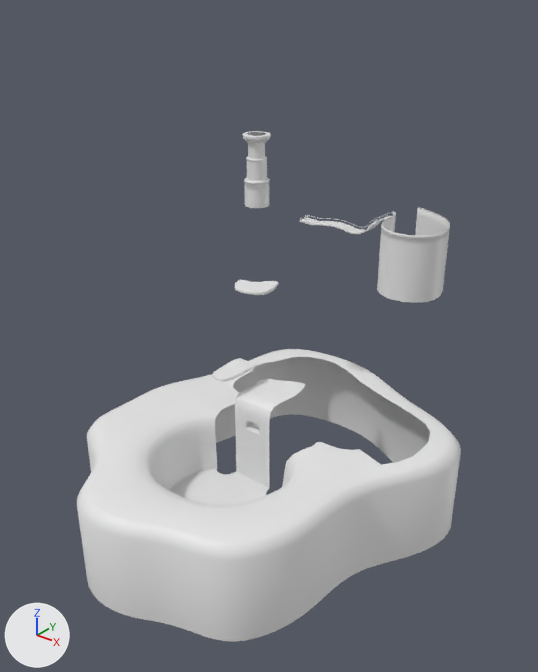
Before and after pictures for a commit that changed the Blender file Blender Models/Floaty Beach (But like not shit)/MainBeach.blend.
Before and after are seen from a camera (50 mm lens) standing at (68.3, -87.0, 72.6) and looking at (-2.6, 1.5, 17.6). Arrows for +X, +Y and +Z are at lower left; the lights stay in place. Materials are left out; every surface is plain grey.
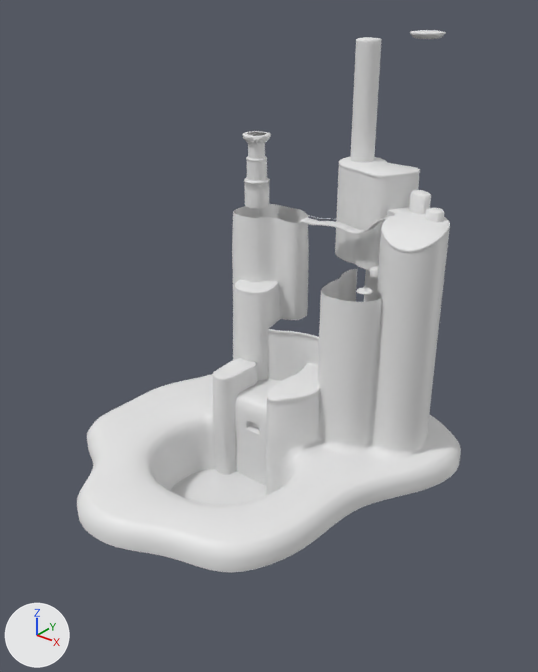
Location of each change, [x1, y1, x2, y2] in pixels of the pictures (538 x 672 px):
'Plane.015', reshaped (85% taller): before [77, 349, 461, 642]; after [77, 30, 461, 572]
'Plane.012', reshaped (49% shorter): before [377, 207, 450, 303]; after [381, 206, 450, 254]
'Plane.007', shown: after [339, 156, 420, 179]
'Plane.017', shown: after [407, 217, 417, 231]
part 3 of me_plane_029, added: after [350, 37, 382, 162]
part 4 of me_plane_029, added: after [410, 30, 446, 39]
part 5 of me_plane_029, added: after [356, 288, 373, 295]
part 6 of me_plane_029, added: after [409, 190, 431, 214]
part 7 of me_plane_029, added: after [425, 208, 444, 222]
part 8 of me_plane_029, added: after [370, 266, 379, 278]
part 9 of me_plane_029, built on: before [78, 357, 459, 642]; after [78, 166, 459, 572]

Patch to the scene script:
```diff
--- a/Blender Models/Floaty Beach (But like not shit)/MainBeach.blend.py
+++ b/Blender Models/Floaty Beach (But like not shit)/MainBeach.blend.py
@@ me_plane_033 @@
 # used by ob_plane_012; location = (-14.6, -1.7, -0.1)
-me_plane_033.from_pydata(...)  # 175 vertices, 144 faces; spans x 25.65..37.08, y 8.36..22.83, z 27.98..38.54
+me_plane_033.from_pydata(...)  # 238 vertices, 238 faces; spans x 24.66..37.08, y 8.36..23.08, z 35.72..38.61
+# me_plane_033 part 2: 154 vertices removed from x 25.65..37.08, y 8.36..22.83, z 27.98..38.54; 217 vertices added at x 24.66..37.08, y 8.36..23.08, z 35.72..38.61
@@ me_plane_031 @@
 # used by ob_plane_017; location = (-14.6, -1.7, -0.1)
-me_plane_031.from_pydata(...)  # 726 vertices, 635 faces; spans x -3.3..29.9, y -2.6..19.1, z -10.6..35.2
+me_plane_031.from_pydata(...)  # 40 vertices, 25 faces; spans x 29.2..32.5, y 11.8..17.2, z 38.1..38.5
+# me_plane_031 part 1: 40 vertices added at x 29.2..32.5, y 11.8..17.2, z 38.1..38.5
@@ me_plane_029 @@
 # used by ob_plane_015; location = (-14.6, -1.7, -0.1)
-me_plane_029.from_pydata(...)  # 711 vertices, 740 faces; spans x -15.4..42.1, y -32.6..34.9, z -17.8..0.2
+me_plane_029.from_pydata(...)  # 2897 vertices, 2805 faces; spans x -15.4..42.1, y -32.6..47.5, z -10.6..63.5
+# me_plane_029 part 3: a new loose piece of 432 vertices spanning x 13.5..17.5, y 22.3..26.4, z 44.2..63.5
+# me_plane_029 part 4: a new loose piece of 84 vertices spanning x 12.3..18.5, y 41.1..47.5, z 62.3..63.5
+# me_plane_029 part 5: a new loose piece of 84 vertices spanning x 25.8..28.3, y 7.0..9.6, z 28.1..28.4
+# me_plane_029 part 6: a new loose piece of 66 vertices spanning x 27.4..30.9, y 18.9..21.7, z 38.6..41.7
+# me_plane_029 part 7: a new loose piece of 42 vertices spanning x 31.5..34.5, y 16.8..19.3, z 38.6..40.0
+# me_plane_029 part 8: a new loose piece of 33 vertices spanning x 23.8..26.1, y 14.4..16.8, z 28.1..29.3
+# me_plane_029 part 9: 104 vertices moved from x -15.4..42.1, y -32.6..34.9, z -17.8..0.1 to x -15.4..42.1, y -32.6..34.9, z -4.2..0.1; 11 vertices removed from x 15.8..37.1, y 10.8..27.0, z 0.1; 1456 vertices added at x -3.3..38.6, y -2.6..28.9, z -10.4..43.7
@@ ob_plane_007 @@
 ob_plane_007 = bpy.data.objects.new('Plane.007', me_plane_051)
-ob_plane_007.location = (-14.6, -1.7, -0.1)
-ob_plane_007.hide_render = True
+ob_plane_007.location = (0.8, 23.5, 63.4)
@@ ob_plane_017 @@
 ob_plane_017.location = (-14.6, -1.7, -0.1)
-ob_plane_017.hide_render = True
```
